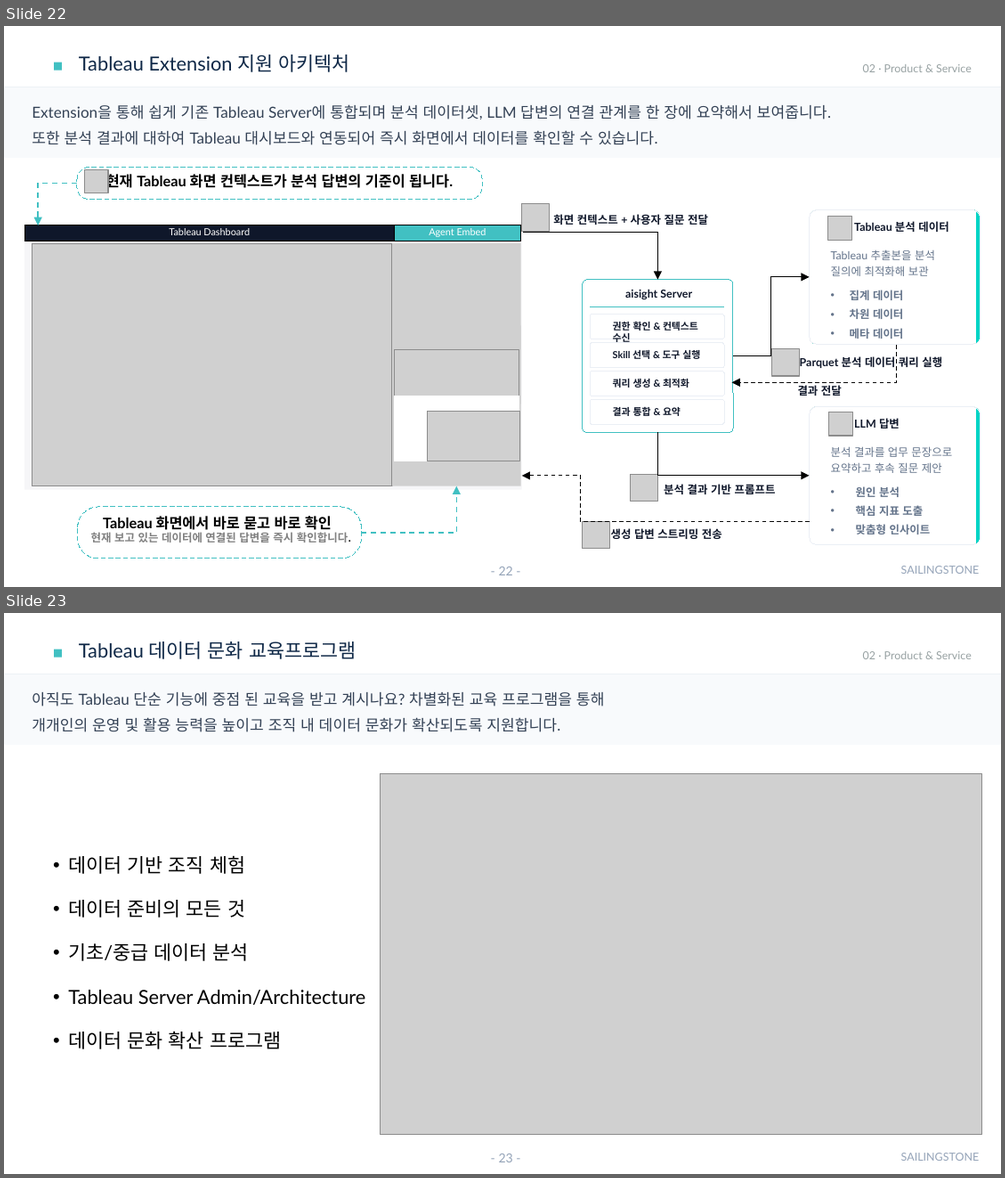
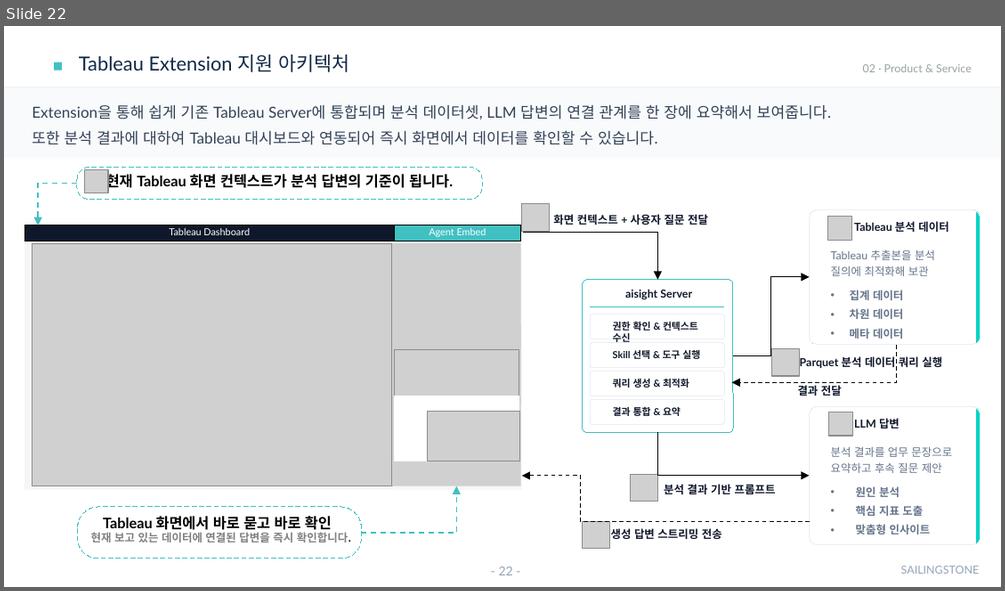
Before and after one commit to sellect-team/doc, a slide deck: docs/company/_source/company-intro-2026.pptx. Shown one above the other, each under a label of ours: slides 22 and 23 before the commit, slide 22 after it. The pictures are 1005x1178 and 1005x591 pixels, drawn with LibreOffice and Linux fonts; fonts in the diff are those of the drawing; grey boxes stand for pictures; background and template pictures are left out. Boxes give left, top, right and bottom in pixels: in the first picture for what was removed or moved away, otherwise in the second. Text is boxed around its words. In the diff, an @@ line names an element or a change of style, - is before the commit and + after.

```diff
--- a/docs/company/_source/company-intro-2026.pptx
+++ b/docs/company/_source/company-intro-2026.pptx
@@ slide 23 removed at box(4, 613, 1001, 1174), background #FFFFFF; not listed: 4 template elements that a slide beside it also shows @@
@@ title removed at box(79, 641, 356, 659) @@
-Tableau 데이터 문화 교육프로그램
@@ text removed at box(863, 651, 971, 659) @@
-02 · Product & Service
@@ rounded rectangle removed at box(4, 674, 1001, 745) @@
@@ text removed at box(32, 692, 605, 732) @@
-아직도 Tableau 단순 기능에 중점 된 교육을 받고 계시나요? 차별화된 교육 프로그램을 통해
-개개인의 운영 및 활용 능력을 높이고 조직 내 데이터 문화가 확산되도록 지원합니다.
@@ picture removed at box(380, 773, 981, 1135) @@
@@ text removed at box(68, 855, 365, 1049) @@
-• 데이터 기반 조직 체험
-• 데이터 준비의 모든 것
-• 기초/중급 데이터 분석
-• Tableau Server Admin/Architecture
-• 데이터 문화 확산 프로그램
```
Also in this commit, not shown: 5 slides changed, 2 slides added, 16 other files.
